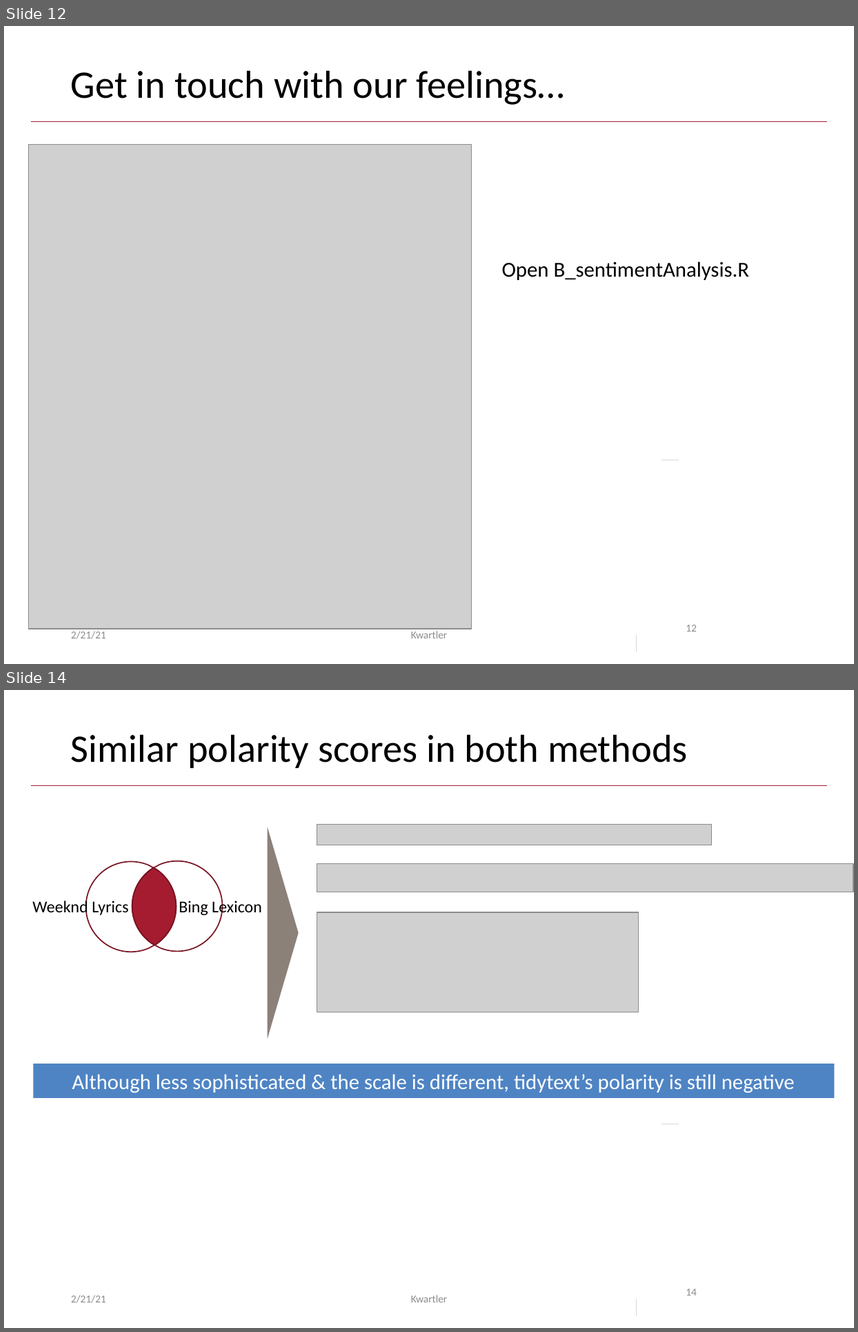
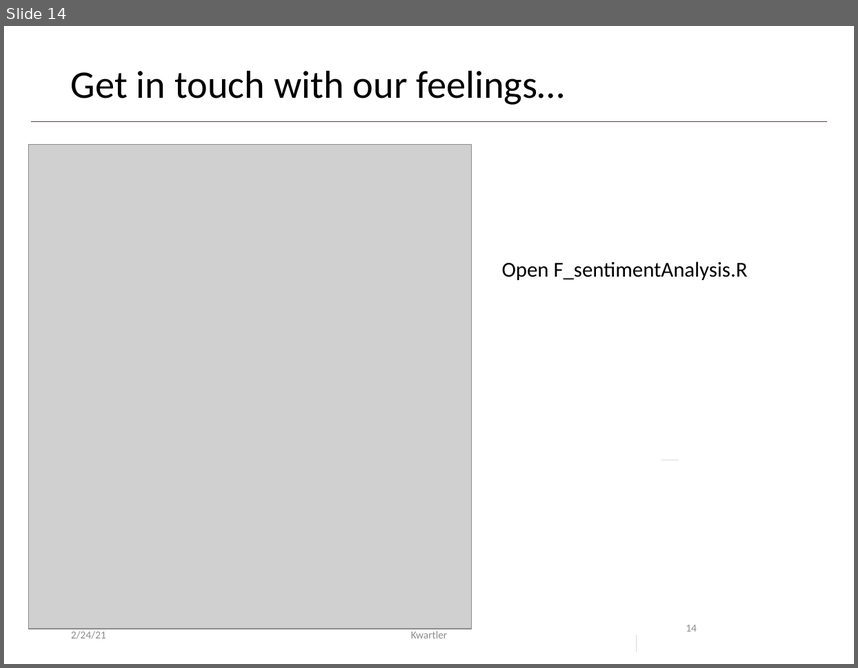
Before and after one commit to kwartler/Harvard_NLP_Student, a slide deck: lessons/E_Polarization_Sentiment/tidy sentiment.pptx. Shown one above the other, each under a label of ours: slides 12 and 14 before the commit, slide 14 after it; the slides between them are not shown. The pictures are 858x1332 and 858x668 pixels, drawn with LibreOffice and Linux fonts; fonts in the diff are those of the drawing; grey boxes stand for pictures; background and template pictures are left out. Boxes give left, top, right and bottom in pixels: in the first picture for what was removed or moved away, otherwise in the second. Text is boxed around its words. In the diff, an @@ line names an element or a change of style, - is before the commit and + after.

```diff
--- a/lessons/E_Polarization_Sentiment/tidy sentiment.pptx
+++ b/lessons/E_Polarization_Sentiment/tidy sentiment.pptx
@@ slide 14 removed at bbox=[4, 690, 854, 1328], background #FFFFFF; not listed: 1 template element that a slide beside it also shows @@
@@ title removed at bbox=[71, 734, 688, 768] @@
-Similar polarity scores in both methods
@@ triangle removed at bbox=[267, 827, 298, 1038] @@
@@ picture removed at bbox=[317, 825, 712, 845] @@
@@ picture removed at bbox=[317, 863, 853, 891] @@
@@ group removed at bbox=[32, 861, 262, 952]: 3 freeform shapes, 2 texts @@
-Weeknd Lyrics
-Bing Lexicon
@@ picture removed at bbox=[317, 912, 638, 1012] @@
@@ rectangle removed at bbox=[33, 1063, 833, 1097] @@
-Although less sophisticated & the scale is different, tidytext’s polarity is still negative
@@ line removed from (662, 1123) to (679, 1123) @@
@@ page number removed at bbox=[686, 1288, 697, 1295] @@
-14
@@ text removed at bbox=[71, 1294, 106, 1303] @@
-2/21/21
@@ text removed at bbox=[411, 1294, 448, 1302] @@
-Kwartler
@@ line removed from (635, 1299) to (635, 1316) @@
@@ what was slide 12 is now slide 14 @@
@@ slide 14 changed as well @@
@@ text at bbox=[502, 261, 748, 280]: text changed @@
-Open B_sentimentAnalysis.R
+Open F_sentimentAnalysis.R
@@ page number at bbox=[686, 624, 697, 631]: text changed @@
-12
+14
@@ text at bbox=[71, 628, 106, 639]: text changed @@
-2/21/21
+2/24/21
```
Also in this commit, not shown: 12 other slides changed, 2 slides added, 1 other slide removed, 5 other files.
